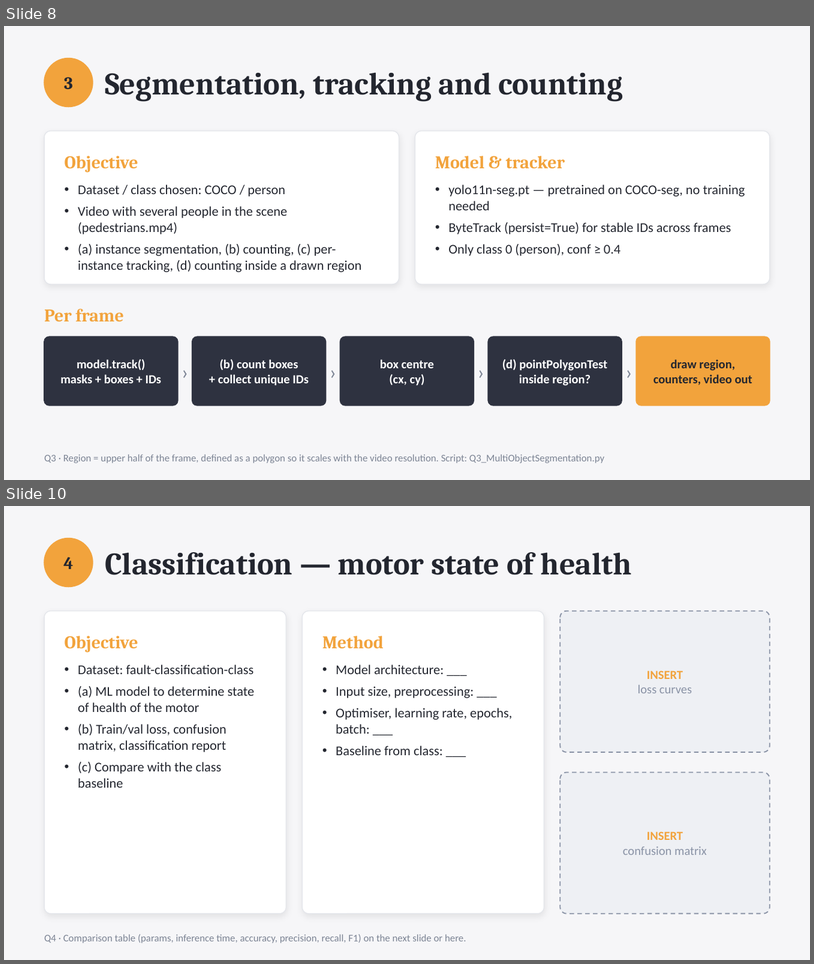
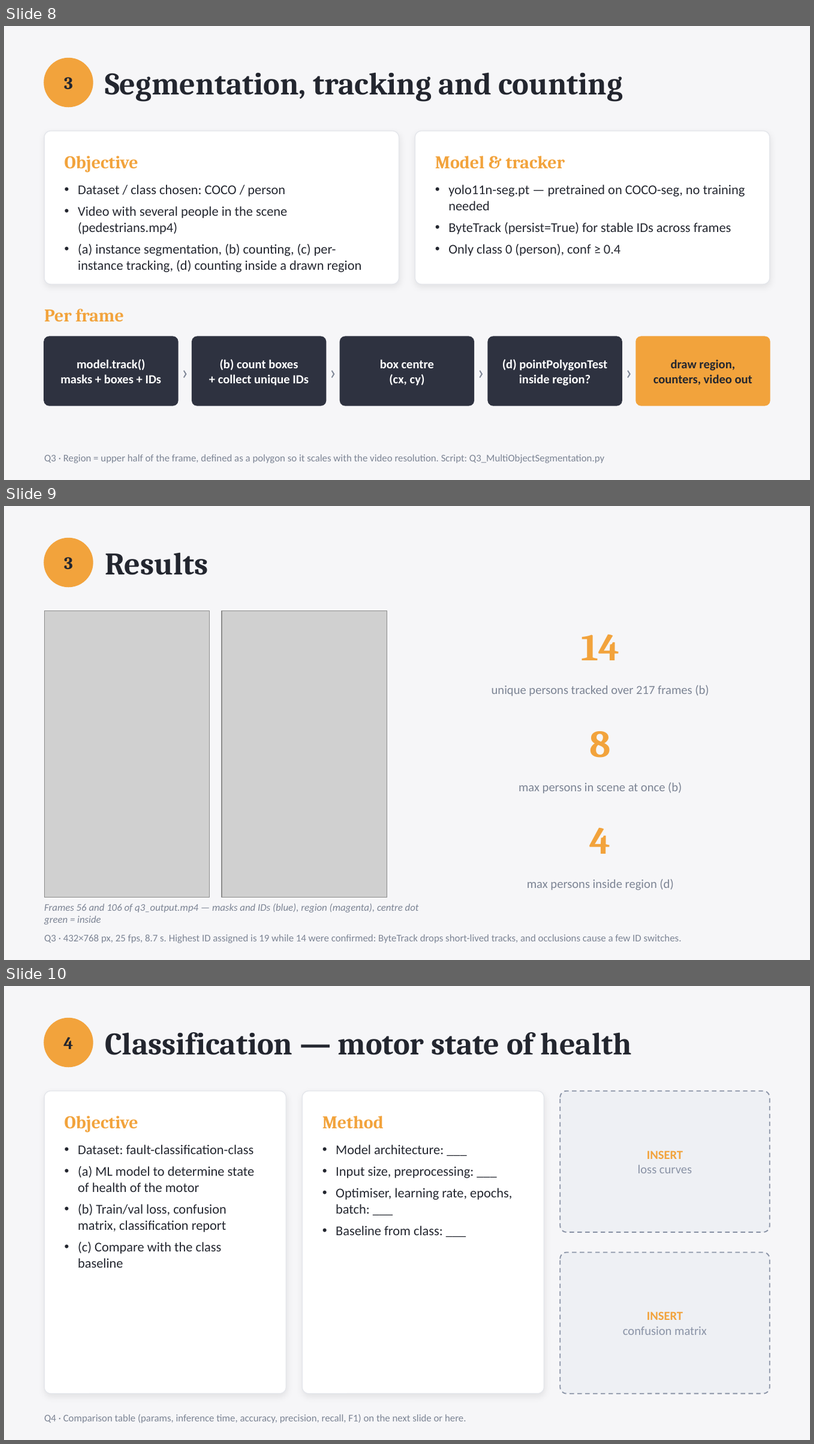
Before and after one commit to AreGundersen/MAS512, a slide deck: Assignment 1/MAS512_assignment1_gr5.pptx. Shown one above the other, each under a label of ours: slides 8 and 10 before the commit, slides 8, 9 and 10 after it; the slides between them are not shown. The pictures are 814x964 and 814x1444 pixels, drawn with LibreOffice and Linux fonts; fonts in the diff are those of the drawing; grey boxes stand for pictures. Boxes give left, top, right and bottom in pixels: in the first picture for what was removed or moved away, otherwise in the second. Text is boxed around its words. In the diff, an @@ line names an element or a change of style, - is before the commit and + after.

```diff
--- a/Assignment 1/MAS512_assignment1_gr5.pptx
+++ b/Assignment 1/MAS512_assignment1_gr5.pptx
@@ slide 9 added at (4,506,810,960), background #F6F6F8 @@
@@ ellipse added at (44,538,93,586), fill #F2A33C, outline #F2A33C 1 pt @@
@@ text added at (64,557,73,570), 15.6 pt, text #23262F, bold @@
+3
@@ text added at (105,552,209,575), 28 pt, text #23262F, bold @@
+Results
@@ picture added at (44,611,210,897) @@
@@ picture added at (222,611,387,897) @@
@@ text added at (581,634,620,660), 34 pt, text #F2A33C, bold @@
+14
@@ text added at (492,685,709,696), 11 pt, text #7C8494 @@
+unique persons tracked over 217 frames (b)
@@ text added at (590,731,611,757), 34 pt, text #F2A33C, bold @@
+8
@@ text added at (519,782,682,793), 11 pt, text #7C8494 @@
+max persons in scene at once (b)
@@ text added at (590,827,611,853), 34 pt, text #F2A33C, bold @@
+4
@@ text added at (527,879,674,890), 11 pt, text #7C8494 @@
+max persons inside region (d)
@@ text added at (44,903,419,924), 9 pt, text #7C8494, italic @@
+Frames 56 and 106 of q3_output.mp4 — masks and IDs (blue), region (magenta), centre dot green = inside
@@ text added at (44,934,682,943), 9 pt, text #7C8494 @@
+Q3 · 432×768 px, 25 fps, 8.7 s. Highest ID assigned is 19 while 14 were confirmed: ByteTrack drops short-lived tracks, and occlusions cause a few ID switches.
```
Also in this commit, not shown: 4 slides changed, 1 slide removed, 1 other file.
